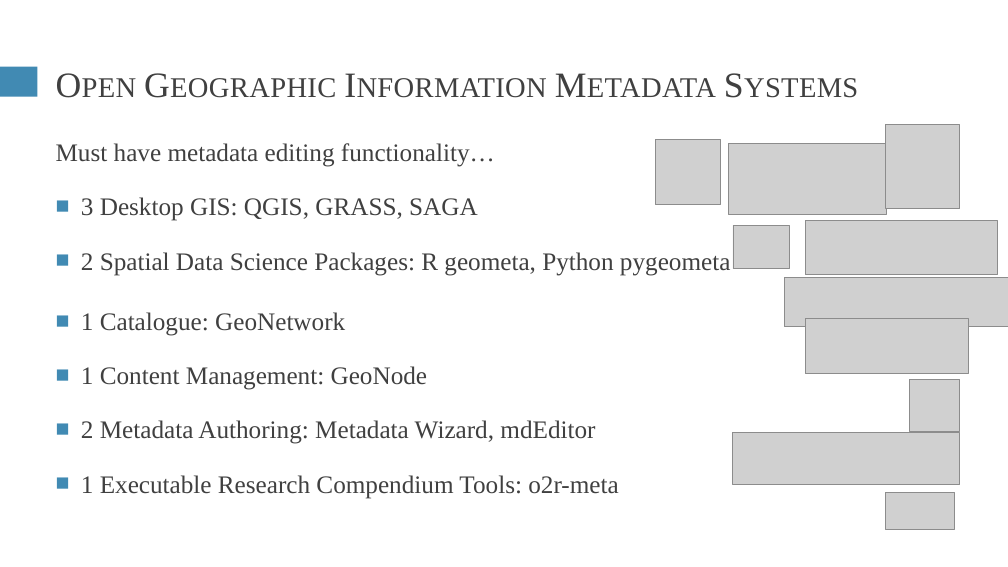
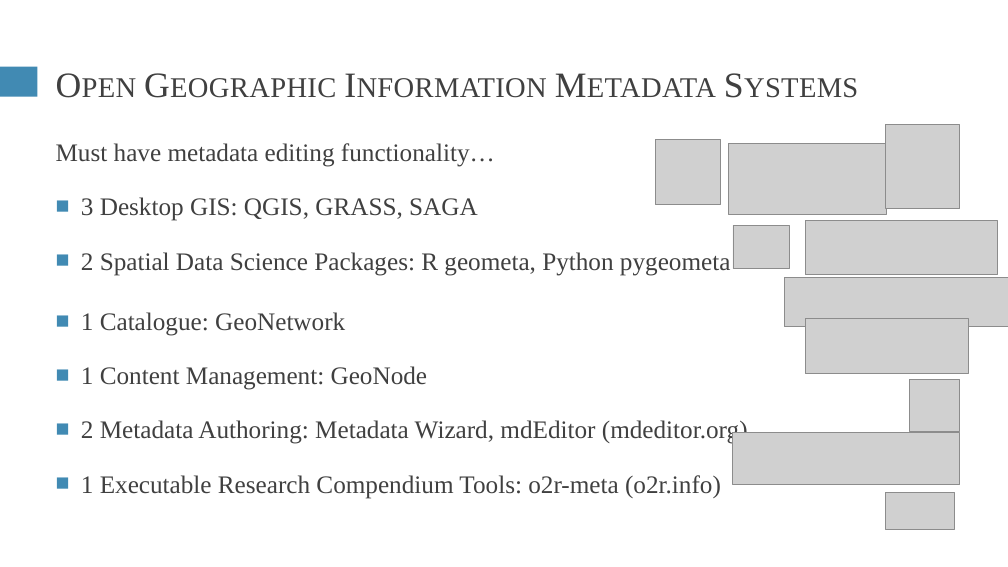
Before and after one commit to HEGSRR/CP-foss4g-2022-metadata, a slide deck: slide 26 of slides/Holler-FOSS4G-2022.pptx (slide 21 before the commit). Drawn at 1008x567 pixels with LibreOffice and Linux fonts; fonts in the diff are those of the drawing; grey boxes stand for pictures. Boxes give left, top, right and bottom in pixels: in the first picture for what was removed or moved away, otherwise in the second. Text is boxed around its words. In the diff, an @@ line names an element or a change of style, - is before the commit and + after.

```diff
--- a/slides/Holler-FOSS4G-2022.pptx
+++ b/slides/Holler-FOSS4G-2022.pptx
@@ text at [81,420,748,499]: text changed @@
-■ 2 Metadata Authoring: Metadata Wizard, mdEditor
-■ 1 Executable Research Compendium Tools: o2r-meta
+■ 2 Metadata Authoring: Metadata Wizard, mdEditor (mdeditor.org)
+■ 1 Executable Research Compendium Tools: o2r-meta (o2r.info)
```
Also in this commit, not shown: 4 other slides changed, 5 slides added, 2 other files.
